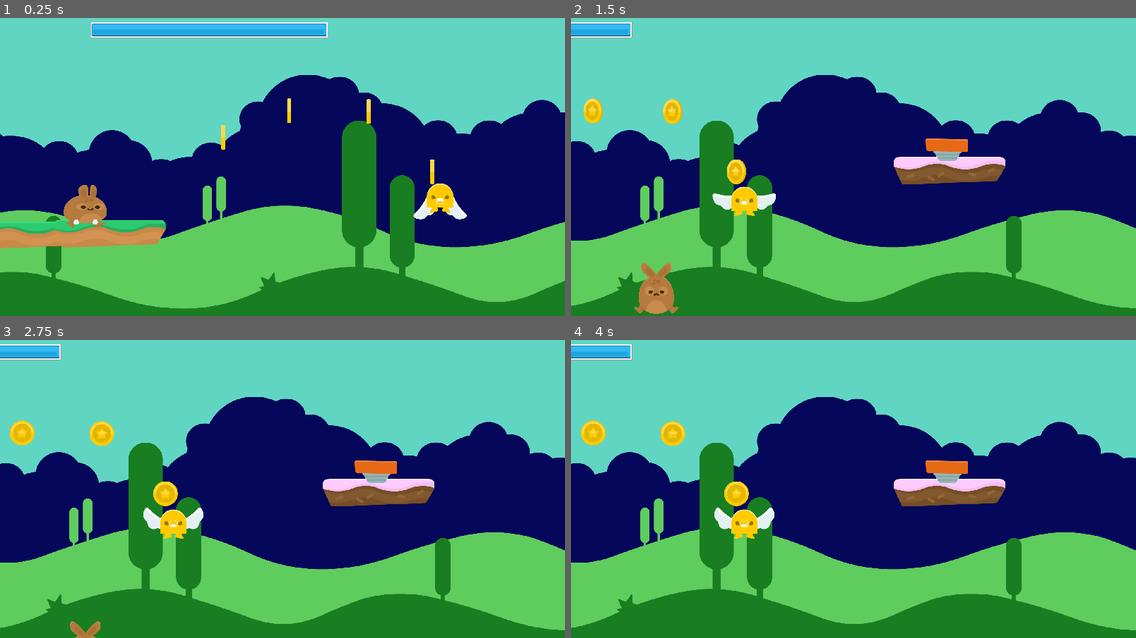
Above: before the commit, frames 1-4 (two rows, left to right).
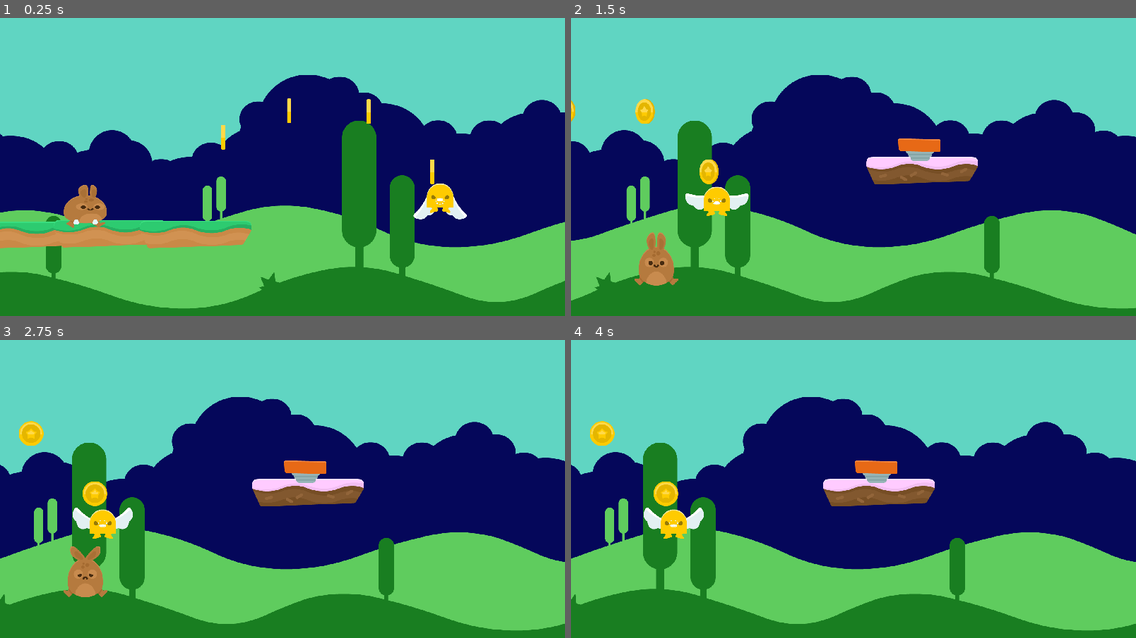
Above: after the commit, the same moments.

Repository: brunoyillli/Coelho-plataforma
Game: Godot game, scene res://scenes/test_area.tscn
Same seed, same stepped clock (60 frames per second), same inputs: the game is played once before the commit and once after it.
Inputs (mouse positions are in pixels of both pictures, inside the frame that each line leads up to):
- Up to frame 1 (0.25 s): no input
- Up to frame 2 (1.5 s): move the mouse to (977, 140) at 0.52 s; click (977, 140) at 0.67 s; tap Space (jump) at 0.77, 1.07 s; move the mouse to (740, 172) at 1.27 s; click (740, 172) at 1.42 s
- Up to frame 3 (2.75 s): tap Space (jump) at 1.52, 1.82 s; move the mouse to (339, 408) at 2.02 s; click (339, 408) at 2.17 s
- Up to frame 4 (4 s): move the mouse to (825, 542) at 2.77 s; click (825, 542) at 2.92 s; tap Space (jump) at 3.02, 3.32, 3.77 s; move the mouse to (1023, 527) at 3.52 s; click (1023, 527) at 3.67 s

The runs differ from the first frame. In frame 1, 3.7% of the frame differs, in the area x 16-58%, y 1-78%; in frame 2, 15%; in frame 3, 22%, in the area x 0-100%, y 1-100%; in frame 4, 21%.

Commit message:
power up bar funcionando

Diff:
--- /dev/null
+++ b/scenes/power_up_bar.tscn
@@ -0,0 +1,41 @@
+[gd_scene load_steps=4 format=2]
+
+[ext_resource path="res://scripts/power_up_bar.gd" type="Script" id=1]
+[ext_resource path="res://sprites/UI/blue_button00.png" type="Texture" id=2]
+[ext_resource path="res://sprites/UI/grey_panel.png" type="Texture" id=3]
+
+[node name="power_up_bar" type="Node2D"]
+script = ExtResource( 1 )
+
+[node name="base" type="NinePatchRect" parent="."]
+margin_left = 364.0
+margin_top = 78.0
+margin_right = 1171.0
+margin_bottom = 134.0
+texture = ExtResource( 3 )
+region_rect = Rect2( 0, 0, 100, 100 )
+patch_margin_left = 5
+patch_margin_top = 6
+patch_margin_right = 7
+patch_margin_bottom = 7
+__meta__ = {
+"_edit_use_anchors_": false
+}
+
+[node name="bar" type="NinePatchRect" parent="."]
+margin_left = 369.0
+margin_top = 84.0
+margin_right = 1166.0
+margin_bottom = 128.0
+texture = ExtResource( 2 )
+patch_margin_left = 7
+patch_margin_top = 4
+patch_margin_right = 4
+patch_margin_bottom = 8
+__meta__ = {
+"_edit_use_anchors_": false
+}
+
+[node name="tween" type="Tween" parent="."]
+[connection signal="tween_all_completed" from="tween" to="." method="_on_tween_tween_all_completed"]
+[connection signal="tween_completed" from="tween" to="." method="_on_tween_tween_completed"]
--- a/scenes/test_area.tscn
+++ b/scenes/test_area.tscn
@@ -8,8 +8,7 @@
 [ext_resource path="res://scenes/carrot.tscn" type="PackedScene" id=6]
 [ext_resource path="res://scenes/fly_powerup.tscn" type="PackedScene" id=7]
 [ext_resource path="res://scenes/parallax_01.tscn" type="PackedScene" id=8]
-[ext_resource path="res://sprites/UI/grey_panel.png" type="Texture" id=9]
-[ext_resource path="res://sprites/UI/blue_button00.png" type="Texture" id=10]
+[ext_resource path="res://scenes/power_up_bar.tscn" type="PackedScene" id=9]
 
 [sub_resource type="GDScript" id=1]
 script/source = "tool
@@ -96,6 +95,34 @@
 "
 
 [sub_resource type="GDScript" id=4]
+script/source = "tool
+extends StaticBody2D
+
+var textures = [
+	\"res://sprites/Environment/ground_cake.png\",
+	\"res://sprites/Environment/ground_grass.png\",
+	\"res://sprites/Environment/ground_sand.png\",
+	\"res://sprites/Environment/ground_snow.png\",
+	\"res://sprites/Environment/ground_stone.png\",
+	\"res://sprites/Environment/ground_wood.png\"
+]
+
+export(int , \"CAKE\" , \"GRASS\" , \"SAND\" , \"SNOW\" , \"STONE\" , \"WOOD\") var texture = 0 setget set_texture
+
+
+func _ready():
+	pass
+
+func _draw():
+	$sprite.texture = load(textures[texture])
+
+func set_texture(val):
+	texture = val
+	if is_inside_tree() && Engine.editor_hint:
+		update()
+"
+
+[sub_resource type="GDScript" id=5]
 script/source = "tool
 extends StaticBody2D
 
@@ -157,6 +184,11 @@
 script = SubResource( 4 )
 texture = 1
 
+[node name="platform_big7" parent="plataforms" instance=ExtResource( 4 )]
+position = Vector2( 721.695, 802.278 )
+script = SubResource( 5 )
+texture = 1
+
 [node name="player" parent="." instance=ExtResource( 1 )]
 position = Vector2( 146.417, 644.652 )
 collision_mask = 2
@@ -168,7 +200,7 @@
 position = Vector2( 1525.87, 588.19 )
 
 [node name="coin5" parent="." instance=ExtResource( 3 )]
-position = Vector2( 6308.66, 339.097 )
+position = Vector2( 6234.48, 348.37 )
 
 [node name="coin4" parent="." instance=ExtResource( 3 )]
 position = Vector2( 814.686, 470.4 )
@@ -183,9 +215,10 @@
 position = Vector2( 1552.33, 689.282 )
 
 [node name="wingman2" parent="." instance=ExtResource( 5 )]
-position = Vector2( 6920.61, 547.037 )
+position = Vector2( 6617.7, 562.491 )
 
 [node name="fly_powerup" parent="." instance=ExtResource( 7 )]
+time = 4.0
 
 [node name="parallax" parent="." instance=ExtResource( 8 )]
 modulate_l1 = Color( 0.647059, 0.886275, 0.901961, 1 )
@@ -194,35 +227,8 @@
 modulate_l4 = Color( 0.0156863, 0.286275, 0.0588235, 1 )
 
 [node name="carrot" parent="." instance=ExtResource( 6 )]
-position = Vector2( 7273.37, 228.404 )
-
-[node name="power_up_bar" type="Node2D" parent="."]
-
-[node name="base" type="NinePatchRect" parent="power_up_bar"]
-margin_left = 364.0
-margin_top = 78.0
-margin_right = 1171.0
-margin_bottom = 134.0
-texture = ExtResource( 9 )
-region_rect = Rect2( 0, 0, 100, 100 )
-patch_margin_left = 5
-patch_margin_top = 6
-patch_margin_right = 7
-patch_margin_bottom = 7
-__meta__ = {
-"_edit_use_anchors_": false
-}
-
-[node name="bar" type="NinePatchRect" parent="power_up_bar"]
-margin_left = 369.0
-margin_top = 84.0
-margin_right = 1166.0
-margin_bottom = 128.0
-texture = ExtResource( 10 )
-patch_margin_left = 7
-patch_margin_top = 4
-patch_margin_right = 4
-patch_margin_bottom = 8
-__meta__ = {
-"_edit_use_anchors_": false
-}
+position = Vector2( 7879.18, 206.768 )
+
+[node name="HUD" type="CanvasLayer" parent="."]
+
+[node name="power_up_bar" parent="HUD" instance=ExtResource( 9 )]
--- a/scenes/wingman.tscn
+++ b/scenes/wingman.tscn
@@ -22,7 +22,7 @@
 extents = Vector2( 46.0002, 42.191 )
 
 [sub_resource type="RectangleShape2D" id=3]
-extents = Vector2( 38.5449, 13.1463 )
+extents = Vector2( 47.812, 13.1463 )
 
 [sub_resource type="Animation" id=4]
 resource_name = "destroy"
@@ -89,6 +89,7 @@
 }
 
 [node name="wingman" type="Node2D"]
+position = Vector2( -0.500687, 0.250347 )
 script = ExtResource( 3 )
 __meta__ = {
 "_edit_group_": true
--- a/scripts/fly_powerup.gd
+++ b/scripts/fly_powerup.gd
@@ -1,10 +1,12 @@
 extends Area2D
 
+export var time = 10.0
 
 func _ready():
 	pass
 
 
 func _on_fly_powerup_body_entered(body):
+	get_tree().call_group("power_up_bar", "start" , time)
 	body.fly()
 	queue_free()
--- a/scripts/player.gd
+++ b/scripts/player.gd
@@ -17,6 +17,7 @@
 
 func _ready():
 	set_process_input(true)
+	add_to_group("player")
 
 
 func _physics_process(delta):
@@ -68,7 +69,9 @@
 		$wings/anim.play("flap")
 		jump(400,false)
 		$flap.play()
-
+	if is_on_floor():
+		get_tree().call_group("power_up_bar", "stop")
+		powerup_finished()
 
 func _input(event):
 	if event is InputEventScreenTouch or event.is_action("jump"):
@@ -98,3 +101,8 @@
 func victory():
 	$sprite.play("victory")
 	status = VICTORY
+
+func powerup_finished():
+	if status != DEAD:
+		status = RUNNING
+		$wings.hide()
--- /dev/null
+++ b/scripts/power_up_bar.gd
@@ -0,0 +1,25 @@
+extends Node2D
+
+onready var size = $bar.rect_size
+
+func _ready():
+	add_to_group("power_up_bar")
+	visible = false #ou hide()
+	pass
+
+func start(time):
+	visible = true #ou show()
+	$tween.interpolate_method(self , "count" , 1 , 0 , time , Tween.TRANS_LINEAR , Tween.EASE_IN , 0)
+	$tween.start()
+
+func stop():
+	$tween.stop_all()
+	visible = false
+
+func count(val):
+	$bar.rect_size = Vector2(size.x * val,size.y)
+
+
+func _on_tween_tween_completed(object, key):
+	stop()
+	get_tree().call_group("player" , "powerup_finished")
